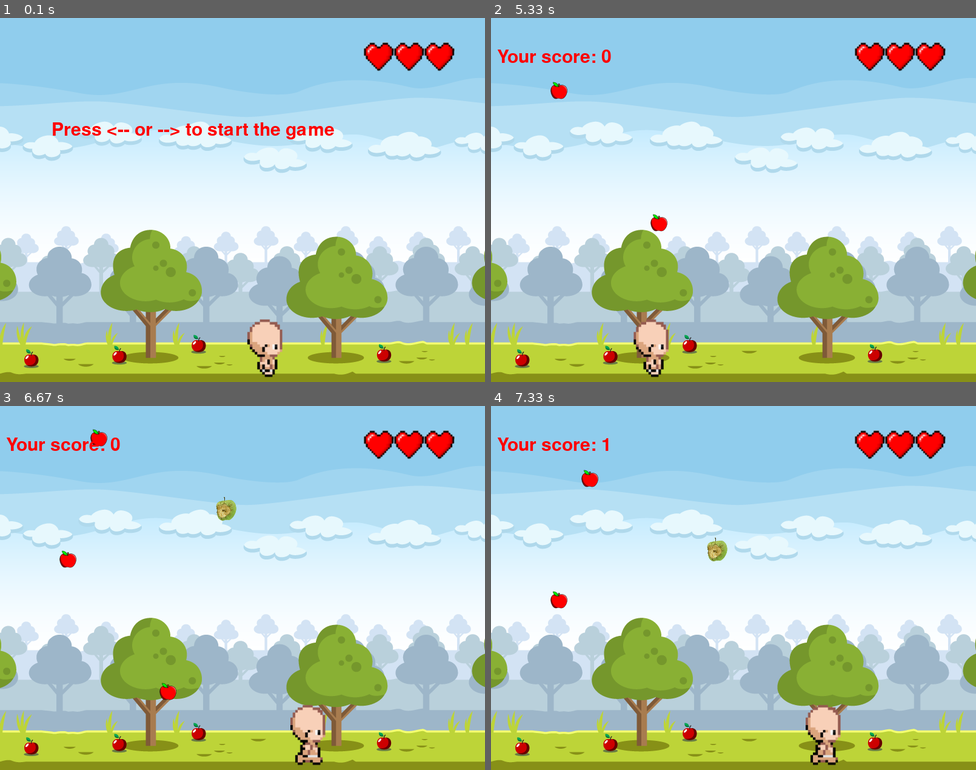
Above: before the commit, frames 1-4 (two rows, left to right).
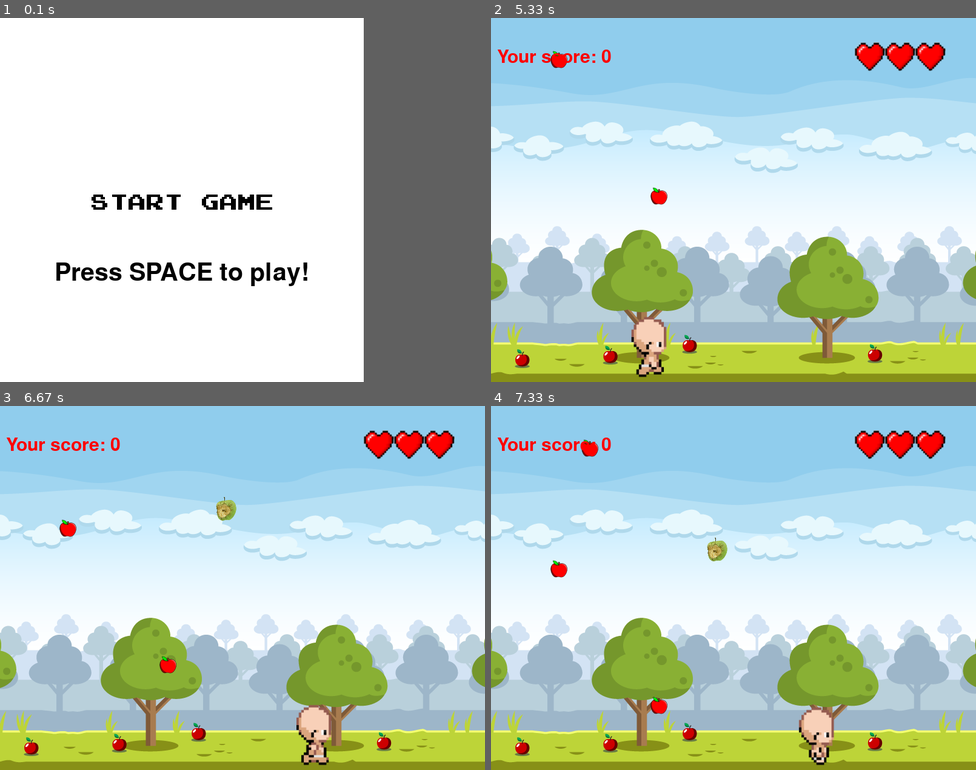
Above: after the commit, the same moments.

Repository: marcho4/Yandex-Lyceum-PyGame-Project
Game: pygame game, started from main.py
Two runs of this game, one before a commit and one after it. Both use one fixed random seed, a clock stepped at 60 frames per second and the inputs below.
Inputs:
- Up to frame 1 (0.1 s): no input
- Up to frame 2 (5.33 s): tap Space at 0.33 s; hold Right 0.67-1.13 s; hold Right 1.17-1.63 s; hold Left 1.67-2.2 s; hold Left 2.23-2.63 s; hold Right 2.67-3.3 s; hold Left 3.33-3.8 s; hold Right 3.83-4.3 s; hold Right 4.33-4.8 s; hold Left from 4.83 s (still down)
- Up to frame 3 (6.67 s): release Left at 5.37 s; hold Left 5.4-5.8 s; hold Right 5.83-6.47 s; hold Left from 6.5 s (still down)
- Up to frame 4 (7.33 s): release Left at 6.97 s; hold Right from 7 s (still down)
In frame 1 the window is 800x600 before the commit and 600x600 after it. Grey fills any space a smaller window leaves; there, only what the larger window draws over its background counts as a difference.

The runs differ from the first frame. In frame 1, 83% of the frame differs, in the area x 0-100%, y 0-100%; in frame 2, 1.0%; in frame 3, 1.4%; in frame 4, 1.5%.

Commit message:
переход с главного экрана
над дизайном надо поработать 
плюс можно поставить выбор уровня/завершение игры прям там и при проигрыше перекидывать на это окно, при фулл завершении игры последнее окно

Diff:
--- a/main.py
+++ b/main.py
@@ -9,9 +9,41 @@
     return image
 
 
-pygame.init()
-size = width, height = 800, 600
+class Poster(pygame.sprite.Sprite):
+    def __init__(self, group, size):
+        super().__init__(group)
+        self.width, self.height = size
+        Poster.image = load_image('game_start.png')
+        self.image = Poster.image
+        self.rect = self.image.get_rect()
+        self.rect.x = 140
+        self.rect.y = 219
+        pygame.font.init()
+        f1 = pygame.font.Font(None, 60)
+        r1 = f1.render(f'Press SPACE to play!', True, 'black')
+        screen.blit(r1, (90, 400))
+
+
+size = 600, 600
 screen = pygame.display.set_mode(size)
+screen.fill('white')
+pygame.display.set_caption('Start game')
+post = pygame.sprite.Group()
+poster = Poster(post, size)
+
+running = True
+while running:
+    for event in pygame.event.get():
+        if event.type == pygame.QUIT:
+            running = False
+        if event.type == pygame.KEYDOWN:
+            if event.key == pygame.K_SPACE:
+                running = False
+                run = True
+    post.draw(screen)
+    pygame.display.flip()
+
+
 sprites = pygame.sprite.Group()
 apples = pygame.sprite.Group()
 lives = pygame.sprite.Group()
@@ -28,6 +60,9 @@
 # Задний фон
 class Background(pygame.sprite.Sprite):
     image = load_image('apple garden.png')
+    pygame.init()
+    size = width, height = 800, 600
+    screen = pygame.display.set_mode(size)
 
     def __init__(self):
         super().__init__(sprites)
@@ -176,27 +211,24 @@
 bad_apple_interval = 5  # интервал, с которым появляются плохие яблоки
 max_x = 720
 min_x = 0
-running = True
-while running:
-    bro.d = 0
+run = True
+while run:
     keys = pygame.key.get_pressed()
     now1 = time.time()
     now2 = time.time()
     if keys[pygame.K_RIGHT]:
         s = 1
-        bro.d = 1
         bro.move("right")
         sprites.update()
     if keys[pygame.K_LEFT]:
         s = 1
-        bro.d = 2
         bro.move("left")
         sprites.update()
     for event in pygame.event.get():
         if event.type == pygame.QUIT:
-            running = False
+            run = False
         if bad_apples_collected == 3:
-            running = False
+            run = False
         if now1 - start1 > apple_interval:
             Apple([random.randint(20, 760), random.randint(0, 20)])
             start1 = now1
